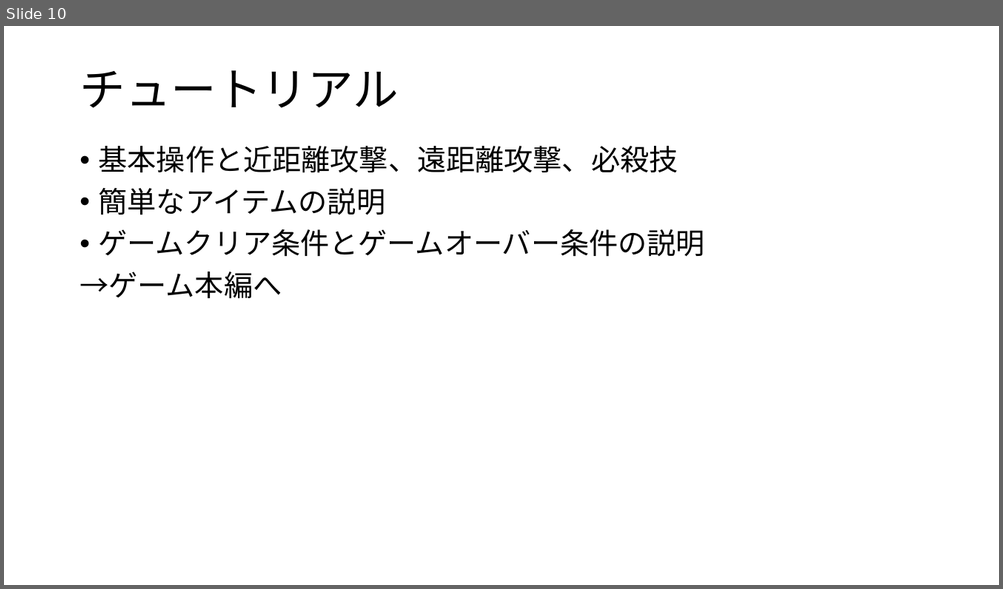
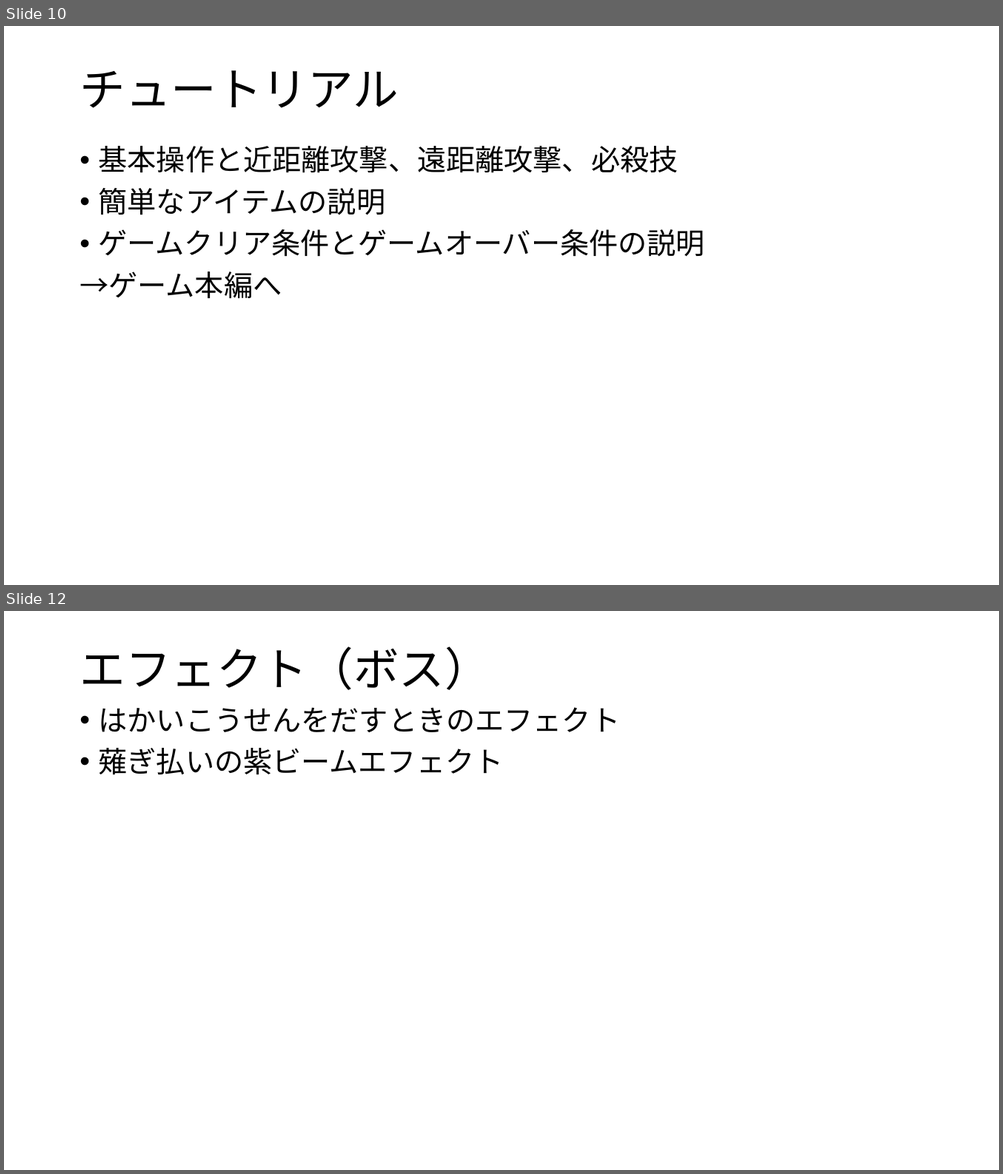
Before and after one commit to GCLUC2019/GameProject, a slide deck: 高松チーム/必要書類/仕様書/仕様書.pptx. Shown one above the other, each under a label of ours: slide 10 before the commit, slides 10 and 12 after it; the slides between them are not shown. The pictures are 1003x589 and 1003x1174 pixels, drawn with LibreOffice and Linux fonts; fonts in the diff are those of the drawing. Boxes give left, top, right and bottom in pixels: in the first picture for what was removed or moved away, otherwise in the second. Text is boxed around its words. In the diff, an @@ line names an element or a change of style, - is before the commit and + after.

Commit message:
エフェクトついあｋした

```diff
--- a/高松チーム/必要書類/仕様書/仕様書.pptx
+++ b/高松チーム/必要書類/仕様書/仕様書.pptx
@@ slide 12 added at [4, 611, 999, 1170], background #FFFFFF @@
@@ title added at [79, 647, 489, 690], 44 pt, text #000000 @@
+エフェクト（ボス）
@@ text added at [99, 707, 620, 775], 28 pt, text #000000 @@
+• はかいこうせんをだすときのエフェクト
+• 薙ぎ払いの紫ビームエフェクト
```
Also in this commit, not shown: 1 other slide added.
